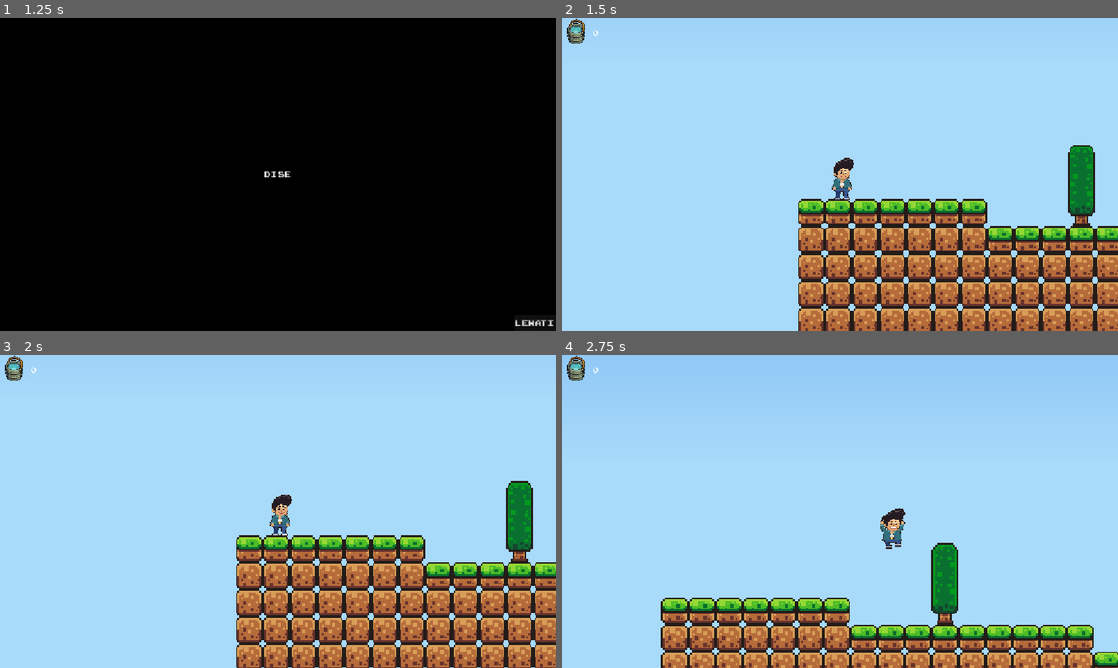
Above: before the commit, frames 1-4 (two rows, left to right).
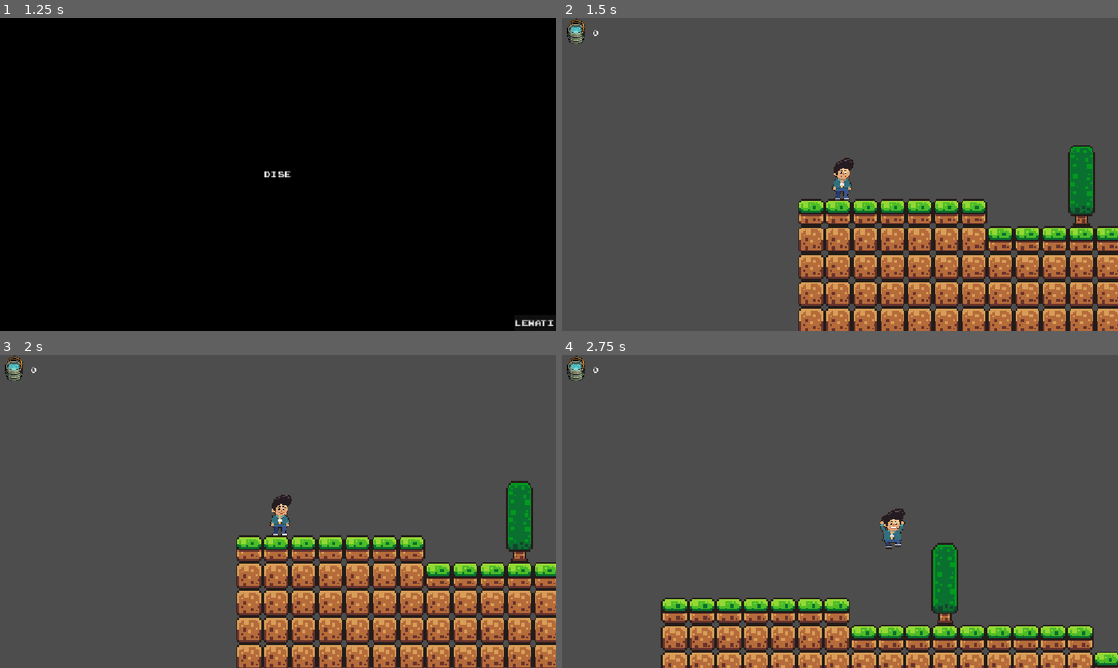
Above: after the commit, the same moments.

Repository: juztmuzan/last-escape
Game: Godot game, scene res://scene/main_menu.tscn
Two runs of this game, one before a commit and one after it. Both use one fixed random seed, a clock stepped at 60 frames per second and the inputs below.
Inputs:
- Up to frame 1 (1.25 s): click "MULAI" at 0.5 s
- Up to frame 2 (1.5 s): click "Lewati" at 1.25 s
- Up to frame 3 (2 s): no input
- Up to frame 4 (2.75 s): hold Right (move_right) from 2.03 s (still down); tap E (interact) at 2.1 s; tap Up (jump) at 2.27 s

Frame 1 is identical in both runs. In frame 2, 77% of the frame differs, in the area x 0-100%, y 0-100%; in frame 3, 77%; in frame 4, 85%.

Commit message:
sore ...

Diff:
--- a/scene/last_escape.tscn
+++ b/scene/last_escape.tscn
@@ -13,7 +13,6 @@
 [ext_resource type="Texture2D" uid="uid://cm6gs7vyi1lp2" path="res://assets/character/player/idle/idle_07.png" id="9_6cpoj"]
 [ext_resource type="Texture2D" uid="uid://xmmtrbfkj6e5" path="res://assets/character/player/idle/idle_08.png" id="10_om10m"]
 [ext_resource type="Script" uid="uid://o6btlu0nxsjv" path="res://script/camera_2d.gd" id="23_47kbm"]
-[ext_resource type="Texture2D" uid="uid://diky5xrhti8nf" path="res://assets/background/level_1/01_langit.png" id="25_tbbo6"]
 [ext_resource type="Texture2D" uid="uid://cfupp4ifc0jb1" path="res://assets/character/player/run/run_01.png" id="30_k02mr"]
 [ext_resource type="Texture2D" uid="uid://ciotg4lgtg6nt" path="res://assets/character/player/run/run_02.png" id="31_xpcpj"]
 [ext_resource type="Texture2D" uid="uid://dyw5nu16tegb8" path="res://assets/character/player/run/run_03.png" id="32_151xh"]
@@ -301,7 +300,7 @@
 [node name="TileMapLayer" type="TileMapLayer" parent="." unique_id=1302020802]
 texture_filter = 1
 position = Vector2(4, 3)
-tile_map_data = PackedByteArray("AAA6/wAAAAAAAAAAAAA7/wAAAAA …(53088 unchanged characters)… AAAAAAAAZAAUAAQABAAAAAAAaAAUAAQACAAAAAAAcABYAAQACAAEAAAAZABYAAQABAAEAAAAaABYAAQAAAAEAAAAbABYAAQAAAAEAAAAfAAQAAAAAAAAAAAAgAAQAAAAAAAAAAAAh …(21442 unchanged characters)…
+tile_map_data = PackedByteArray("AAA6/wAAAAAAAAAAAAA7/wAAAAA …(53088 unchanged characters)… AAAAAAAAZAAUAAQABAAAAAAAaAAUAAQACAAAAAAAZABYAAQABAAEAAAAaABYAAQACAAEAAAAfAAQAAAAAAAAAAAAgAAQAAAAAAAAAAAAh …(21442 unchanged characters)…
 tile_set = SubResource("TileSet_qr225")
 
 [node name="portal" parent="." unique_id=1399439292 instance=ExtResource("42_sn7ek")]
@@ -365,13 +364,5 @@
 grow_horizontal = 1
 grow_vertical = 1
 
-[node name="ParallaxBackground" type="ParallaxBackground" parent="." unique_id=920948619]
-
-[node name="ParallaxLayer" type="ParallaxLayer" parent="ParallaxBackground" unique_id=659754708]
-
-[node name="Sprite2D" type="Sprite2D" parent="ParallaxBackground/ParallaxLayer" unique_id=1151101264]
-position = Vector2(-2766, -27)
-texture = ExtResource("25_tbbo6")
-
 [connection signal="body_entered" from="killzone" to="killzone" method="_on_body_entered"]
 [connection signal="timeout" from="killzone/Timer" to="killzone" method="_on_timer_timeout"]
